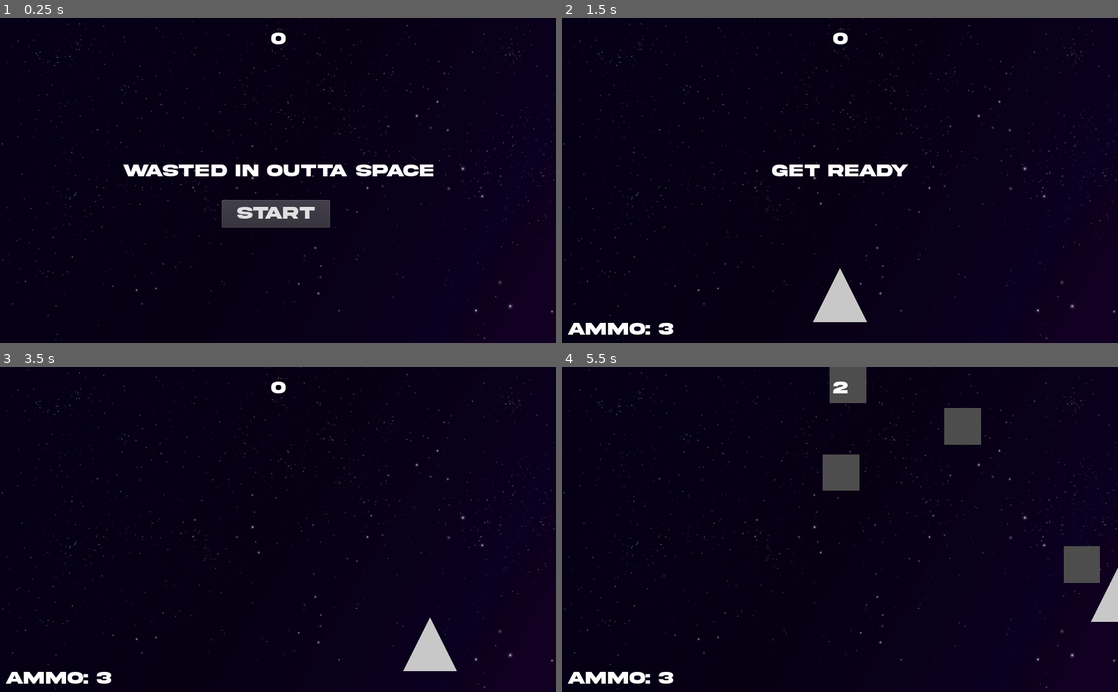
Above: before the commit, frames 1-4 (two rows, left to right).
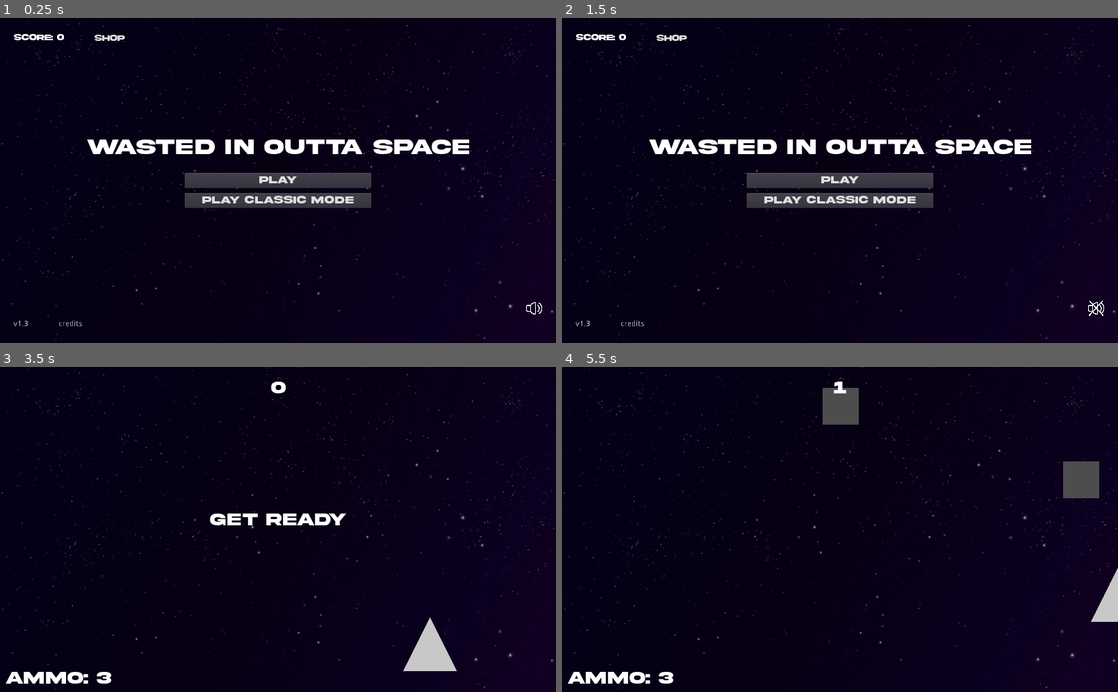
Above: after the commit, the same moments.

Repository: gabelstapler6/WIOS
Game: Godot game, scene res://Scenes/Main.tscn
Same seed, same stepped clock (60 frames per second), same inputs: the game is played once before the commit and once after it.
Inputs (mouse positions are in pixels of both pictures, inside the frame that each line leads up to):
- Up to frame 1 (0.25 s): no input
- Up to frame 2 (1.5 s): click (1095, 307) at 0.52 s; click (840, 213) at 1.25 s, where only the run before the commit has a clickable "Start"
- Up to frame 3 (3.5 s): click (278, 529) at 2 s, where only the run after the commit has a clickable "play"; tap Enter at 2.75 s; hold Right (ui_right) from 2.78 s (still down)
- Up to frame 4 (5.5 s): release Right (ui_right) at 3.53 s; hold Down (ui_down) 3.53-4.28 s; hold Right (ui_right) 4.28-5.03 s; hold Up (ui_up) from 5.03 s (still down)

The runs differ from the first frame. In frame 1, 7.5% of the frame differs, in the area x 2-98%, y 4-95%; in frame 2, 7.2%; in frame 3, 0.6%; in frame 4, 3.9%.

Commit message:
Main menu verkabelt und neue HUD gebaut
HUD muss noch verkabelt werden

Diff:
--- /dev/null
+++ b/Scenes/GUI.tscn
@@ -0,0 +1,117 @@
+[gd_scene load_steps=7 format=2]
+
+[sub_resource type="DynamicFontData" id=1]
+font_path = "res://font/Akira Expanded Demo.otf"
+
+[sub_resource type="DynamicFont" id=2]
+size = 26
+font_data = SubResource( 1 )
+
+[sub_resource type="DynamicFontData" id=3]
+font_path = "res://font/Akira Expanded Demo.otf"
+
+[sub_resource type="DynamicFont" id=4]
+size = 36
+font_data = SubResource( 3 )
+
+[sub_resource type="DynamicFontData" id=5]
+font_path = "res://font/Akira Expanded Demo.otf"
+
+[sub_resource type="DynamicFont" id=6]
+font_data = SubResource( 5 )
+
+[node name="GUI" type="MarginContainer"]
+anchor_right = 1.0
+anchor_bottom = 1.0
+custom_constants/margin_right = 25
+custom_constants/margin_top = 25
+custom_constants/margin_left = 25
+custom_constants/margin_bottom = 25
+__meta__ = {
+"_edit_use_anchors_": false
+}
+
+[node name="VBoxContainer" type="VBoxContainer" parent="."]
+margin_left = 25.0
+margin_top = 25.0
+margin_right = 999.0
+margin_bottom = 575.0
+custom_constants/separation = 0
+
+[node name="CenterScore" type="CenterContainer" parent="VBoxContainer"]
+margin_right = 974.0
+margin_bottom = 28.0
+
+[node name="ScoreLabel" type="Label" parent="VBoxContainer/CenterScore"]
+margin_left = 476.0
+margin_right = 498.0
+margin_bottom = 28.0
+custom_fonts/font = SubResource( 2 )
+text = "0"
+
+[node name="CenterContainer" type="CenterContainer" parent="VBoxContainer"]
+margin_top = 28.0
+margin_right = 974.0
+margin_bottom = 522.0
+size_flags_vertical = 3
+
+[node name="VBoxContainer" type="VBoxContainer" parent="VBoxContainer/CenterContainer"]
+margin_left = 343.0
+margin_top = 192.0
+margin_right = 630.0
+margin_bottom = 302.0
+custom_constants/separation = 15
+__meta__ = {
+"_edit_use_anchors_": false
+}
+
+[node name="Message" type="Label" parent="VBoxContainer/CenterContainer/VBoxContainer"]
+margin_right = 287.0
+margin_bottom = 39.0
+custom_fonts/font = SubResource( 4 )
+text = "Game over"
+align = 1
+
+[node name="MarginContainer" type="MarginContainer" parent="VBoxContainer/CenterContainer/VBoxContainer"]
+margin_top = 54.0
+margin_right = 287.0
+margin_bottom = 110.0
+custom_constants/margin_right = 40
+custom_constants/margin_left = 40
+__meta__ = {
+"_edit_use_anchors_": false
+}
+
+[node name="VBoxContainer2" type="VBoxContainer" parent="VBoxContainer/CenterContainer/VBoxContainer/MarginContainer"]
+margin_left = 40.0
+margin_right = 247.0
+margin_bottom = 56.0
+custom_constants/separation = 8
+
+[node name="PlayAgainButton" type="Button" parent="VBoxContainer/CenterContainer/VBoxContainer/MarginContainer/VBoxContainer2"]
+margin_right = 207.0
+margin_bottom = 24.0
+custom_fonts/font = SubResource( 6 )
+text = "play again"
+__meta__ = {
+"_edit_use_anchors_": false
+}
+
+[node name="MainMenuButton" type="Button" parent="VBoxContainer/CenterContainer/VBoxContainer/MarginContainer/VBoxContainer2"]
+margin_top = 32.0
+margin_right = 207.0
+margin_bottom = 56.0
+custom_fonts/font = SubResource( 6 )
+text = "main menu"
+__meta__ = {
+"_edit_use_anchors_": false
+}
+
+[node name="AmmoCount" type="Label" parent="VBoxContainer"]
+margin_top = 522.0
+margin_right = 974.0
+margin_bottom = 550.0
+custom_fonts/font = SubResource( 2 )
+text = "Ammo: 3"
+
+[node name="MessageTimer" type="Timer" parent="."]
--- a/Scenes/HUD.tscn
+++ b/Scenes/HUD.tscn
@@ -6,12 +6,6 @@
 [sub_resource type="DynamicFont" id=1]
 size = 32
 font_data = ExtResource( 1 )
-
-[sub_resource type="InputEventAction" id=2]
-action = "ui_accept"
-
-[sub_resource type="ShortCut" id=3]
-shortcut = SubResource( 2 )
 
 [node name="HUD" type="CanvasLayer"]
 script = ExtResource( 2 )
@@ -34,26 +28,8 @@
 margin_top = -36.0
 margin_bottom = -2.0
 custom_fonts/font = SubResource( 1 )
-text = "Wasted in outta space"
 align = 1
 autowrap = true
-__meta__ = {
-"_edit_use_anchors_": false
-}
-
-[node name="StartButton" type="Button" parent="."]
-anchor_left = 0.5
-anchor_top = 1.0
-anchor_right = 0.5
-anchor_bottom = 1.0
-margin_left = -104.0
-margin_top = -264.0
-margin_right = 96.0
-margin_bottom = -213.0
-custom_fonts/font = SubResource( 1 )
-shortcut_in_tooltip = false
-shortcut = SubResource( 3 )
-text = "Start"
 __meta__ = {
 "_edit_use_anchors_": false
 }
@@ -73,5 +49,4 @@
 __meta__ = {
 "_edit_use_anchors_": false
 }
-[connection signal="pressed" from="StartButton" to="." method="_on_StartButton_pressed"]
 [connection signal="timeout" from="MessageTimer" to="." method="_on_Message_Timer_timeout"]
--- a/Scenes/Main.tscn
+++ b/Scenes/Main.tscn
@@ -7,6 +7,7 @@
 [ext_resource path="res://Scenes/Bullet.tscn" type="PackedScene" id=5]
 [ext_resource path="res://music/Wasted in outta Space App version.wav" type="AudioStream" id=6]
 [ext_resource path="res://img/Galaxy.jpg" type="Texture" id=7]
+[ext_resource path="res://Scenes/MainMenu.tscn" type="PackedScene" id=8]
 
 [sub_resource type="Curve2D" id=1]
 _data = {
@@ -46,14 +47,18 @@
 
 [node name="MobSpawnLocation" type="PathFollow2D" parent="MobPath"]
 
-[node name="HUD" parent="." instance=ExtResource( 4 )]
-
 [node name="Music" type="AudioStreamPlayer" parent="."]
 stream = ExtResource( 6 )
+
+[node name="MainMenu" parent="." instance=ExtResource( 8 )]
+
+[node name="HUD" parent="." instance=ExtResource( 4 )]
 [connection signal="ammo_change" from="Player" to="." method="_on_Player_ammo_change"]
 [connection signal="hit" from="Player" to="." method="game_over"]
 [connection signal="shoot_bullet" from="Player" to="." method="_on_Player_shoot_bullet"]
 [connection signal="timeout" from="MobTimer" to="." method="_on_MobTimer_timeout"]
 [connection signal="timeout" from="ScoreTimer" to="." method="_on_ScoreTimer_timeout"]
 [connection signal="timeout" from="StartTimer" to="." method="_on_StartTimer_timeout"]
-[connection signal="start_game" from="HUD" to="." method="new_game"]
+[connection signal="sound_off" from="MainMenu" to="." method="_on_MainMenu_sound_off"]
+[connection signal="sound_on" from="MainMenu" to="." method="_on_MainMenu_sound_on"]
+[connection signal="start_game" from="MainMenu" to="." method="_on_MainMenu_start_game"]
--- a/Scenes/MainMenu.tscn
+++ b/Scenes/MainMenu.tscn
@@ -4,18 +4,18 @@
 [ext_resource path="res://Scenes/script/MainMenu.gd" type="Script" id=2]
 [ext_resource path="res://img/sound.png" type="Texture" id=3]
 
+[sub_resource type="DynamicFontData" id=1]
+font_path = "res://font/Akira Expanded Demo.otf"
+
+[sub_resource type="DynamicFont" id=2]
+font_data = SubResource( 1 )
+
 [sub_resource type="DynamicFontData" id=3]
 font_path = "res://font/Akira Expanded Demo.otf"
 
 [sub_resource type="DynamicFont" id=4]
+size = 40
 font_data = SubResource( 3 )
-
-[sub_resource type="DynamicFontData" id=1]
-font_path = "res://font/Akira Expanded Demo.otf"
-
-[sub_resource type="DynamicFont" id=2]
-size = 40
-font_data = SubResource( 1 )
 
 [sub_resource type="DynamicFontData" id=5]
 font_path = "res://font/Akira Expanded Demo.otf"
@@ -116,7 +116,7 @@
 "_edit_use_anchors_": false
 }
 
-[node name="TextureButton" type="TextureButton" parent="VBoxContainer"]
+[node name="SoundButton" type="TextureButton" parent="VBoxContainer"]
 margin_left = 944.0
 margin_top = 496.0
 margin_right = 974.0
@@ -153,3 +153,5 @@
 __meta__ = {
 "_edit_use_anchors_": false
 }
+[connection signal="pressed" from="VBoxContainer/CenterContainer/VBoxTitleScreen/MarginPlayButtons/VBoxPlayButtons/PlayButton" to="." method="_on_PlayButton_pressed"]
+[connection signal="toggled" from="VBoxContainer/SoundButton" to="." method="_on_SoundButton_toggled"]
--- /dev/null
+++ b/Scenes/script/GUI.gd
@@ -0,0 +1,16 @@
+extends MarginContainer
+
+
+# Declare member variables here. Examples:
+# var a = 2
+# var b = "text"
+
+
+# Called when the node enters the scene tree for the first time.
+func _ready():
+	pass # Replace with function body.
+
+
+# Called every frame. 'delta' is the elapsed time since the previous frame.
+#func _process(delta):
+#	pass
--- a/Scenes/script/HUD.gd
+++ b/Scenes/script/HUD.gd
@@ -3,37 +3,39 @@
 signal start_game
 
 
+
 # Called when the node enters the scene tree for the first time.
 func _ready():
+	pass
+
+
+func hide():
+	$ScoreLabel.hide()
+	$Message.hide()
 	$AmmoCount.hide()
+
+func show():
+	$ScoreLabel.show()
+	$Message.show()
+	$AmmoCount.show()
+
 
 func show_message(text):
 	$Message.text = text
 	$Message.show()
 	$MessageTimer.start()
 
-
 func show_game_over():
 	show_message("Game Over")
-
 	# wartet bis der Timer zuende ist
-	yield($MessageTimer, "timeout")
-
-	$Message.text = "wasted in outta space"
-	$Message.show()
-
-	$StartButton.show()
-	$AmmoCount.hide()
+	#yield($MessageTimer, "timeout")
+	#$Message.text = "wasted in outta space"
+	#$Message.show()
+	#$AmmoCount.hide()
 
 func update_score(score):
 	$ScoreLabel.text = str(score)
 
 
-
 func _on_Message_Timer_timeout():
 	$Message.hide()
-
-
-func _on_StartButton_pressed():
-	$StartButton.hide()
-	emit_signal("start_game")
--- a/Scenes/script/Main.gd
+++ b/Scenes/script/Main.gd
@@ -10,6 +10,7 @@
 func _ready():
 	randomize()
 	$Music.play()
+	$HUD.hide()
 
 
 # Called every frame. 'delta' is the elapsed time since the previous frame.
@@ -24,17 +25,13 @@
 	get_tree().call_group("tiles", "queue_free")
 	$MobTimer.wait_time = 0.5
 	$Player.ammo = 3
+	yield($HUD/MessageTimer, "timeout")
+	$HUD.hide()
+	$MainMenu.show()
+	$Player.score += score
+	$MainMenu.update_score($Player.score)
 	#$Player.shooting = false
 	#$Player.vertical_movement = false
-
-func new_game():
-	score = 0
-	$Player.start($StartPosition.position)
-	$StartTimer.start()
-	$HUD.update_score(score)
-	$HUD.show_message("Get Ready")
-	$HUD/AmmoCount.show()
-	$Player.emit_signal("ammo_change")
 
 
 func _on_MobTimer_timeout():
@@ -54,7 +51,6 @@
 	score += 1
 	$HUD.update_score(score)
 
-
 	if score % 10 == 0:
 		$Player.ammo += 3
 		if score > 100:
@@ -63,7 +59,6 @@
 			$Player.ammo += 1
 
 		$Player.emit_signal("ammo_change")
-
 
 	if score == 100:
 		$MobTimer.wait_time = 0.25
@@ -90,3 +85,20 @@
 
 func _on_Player_ammo_change():
 	$HUD/AmmoCount.text = "Ammo: " + str($Player.ammo)
+
+
+func _on_MainMenu_sound_off():
+	$Music.stop()
+
+func _on_MainMenu_sound_on():
+	$Music.play()
+
+
+func _on_MainMenu_start_game():
+	score = 0
+	$HUD.show()
+	$Player.start($StartPosition.position)
+	$StartTimer.start()
+	$HUD.update_score(score)
+	$HUD.show_message("Get Ready")
+	$Player.emit_signal("ammo_change")
--- a/Scenes/script/MainMenu.gd
+++ b/Scenes/script/MainMenu.gd
@@ -1,16 +1,27 @@
 extends MarginContainer
 
+signal sound_on
+signal sound_off
+signal start_game
 
-# Declare member variables here. Examples:
-# var a = 2
-# var b = "text"
+export var version = 1.3
 
 
 # Called when the node enters the scene tree for the first time.
 func _ready():
-	pass # Replace with function body.
+	$VBoxContainer/HBoxContainer/VersionLabel.text = "v" + str(version)
 
 
-# Called every frame. 'delta' is the elapsed time since the previous frame.
-#func _process(delta):
-#	pass
+func update_score(player_score):
+	$VBoxContainer/HBoxTopBar/scoreLabel.text = "score: " + str(player_score)
+
+func _on_SoundButton_toggled(button_pressed):
+	if button_pressed:
+		emit_signal("sound_off")
+	else:
+		emit_signal("sound_on")
+
+
+func _on_PlayButton_pressed():
+	emit_signal("start_game")
+	hide()
--- a/Scenes/script/Player.gd
+++ b/Scenes/script/Player.gd
@@ -12,6 +12,7 @@
 var vertical_movement = true
 var shooting = true
 var ammo = 3
+var score = 0
 
 
 
Not shown: 1 places in Scenes/HUD.tscn that only renumber resources
Not shown: 1 places in Scenes/Main.tscn that only renumber resources
Not shown: 2 places in Scenes/MainMenu.tscn that only renumber resources
